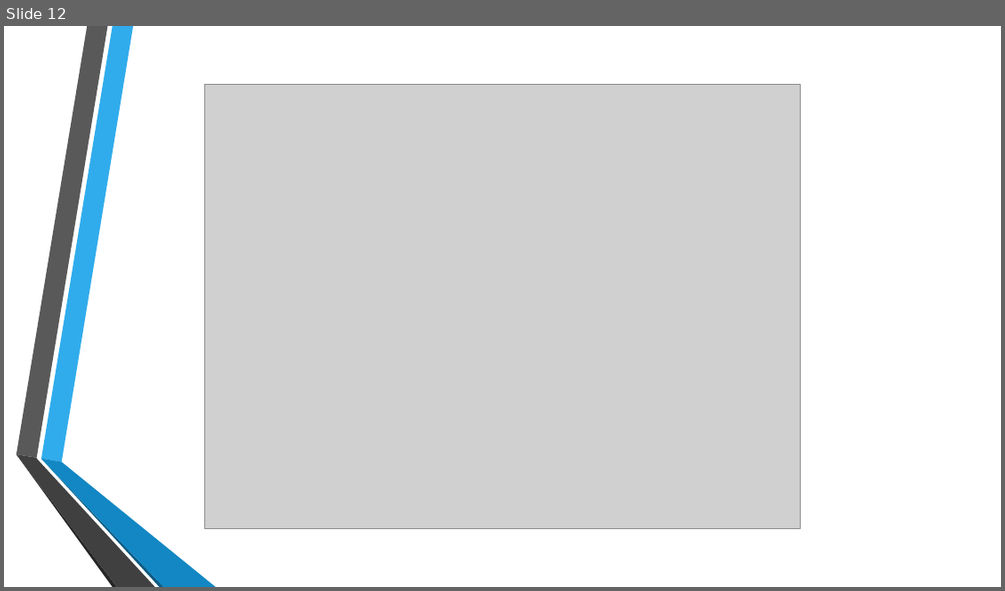
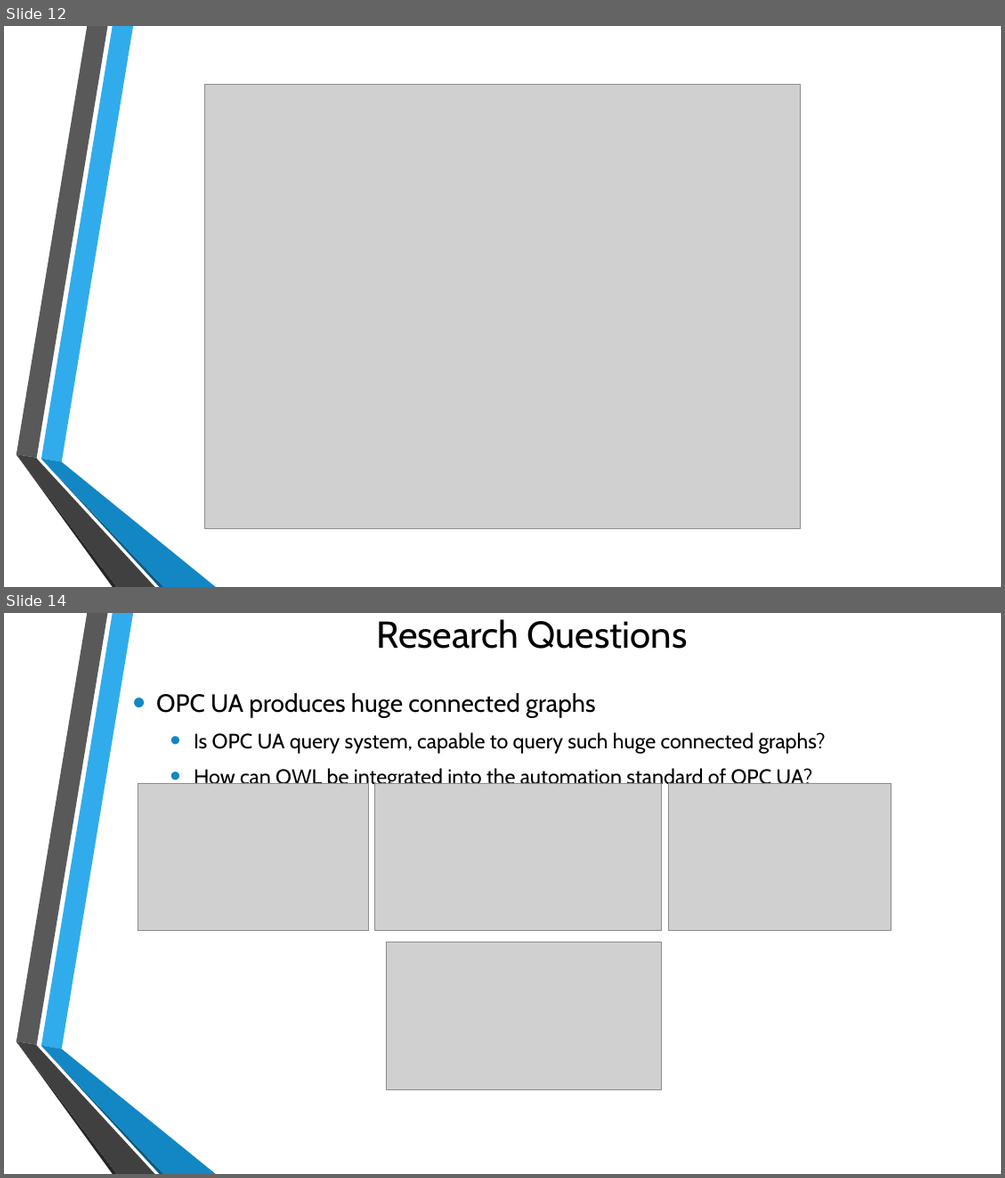
Before and after one commit to anindameister/cps2Project, a slide deck: CPS2 Project1.pptx. Shown one above the other, each under a label of ours: slide 12 before the commit, slides 12 and 14 after it; the slides between them are not shown. The pictures are 1005x591 and 1005x1178 pixels, drawn with LibreOffice and Linux fonts; fonts in the diff are those of the drawing; grey boxes stand for pictures; background and template pictures are left out. Boxes give left, top, right and bottom in pixels: in the first picture for what was removed or moved away, otherwise in the second. Text is boxed around its words. In the diff, an @@ line names an element or a change of style, - is before the commit and + after.

```diff
--- a/CPS2 Project1.pptx
+++ b/CPS2 Project1.pptx
@@ slide 14 added at box(4, 613, 1001, 1174), background picture (left out); not listed: 6 template elements that a slide beside it also shows @@
@@ title added at box(377, 619, 688, 649), 36 pt, text #000000 @@
+Research Questions
@@ text added at box(156, 693, 825, 789), 20 pt, text #000000 @@
+• OPC UA produces huge connected graphs
+  • Is OPC UA query system, capable to query such huge connected graphs?
+  • How can OWL be integrated into the automation standard of OPC UA?
@@ picture added at box(138, 783, 368, 930) @@
@@ picture added at box(374, 783, 662, 930) @@
@@ picture added at box(668, 783, 890, 930) @@
@@ picture added at box(386, 942, 662, 1089) @@
```
Also in this commit, not shown: 1 slide changed, 3 other slides added, 3 slides removed, 2 other files.
